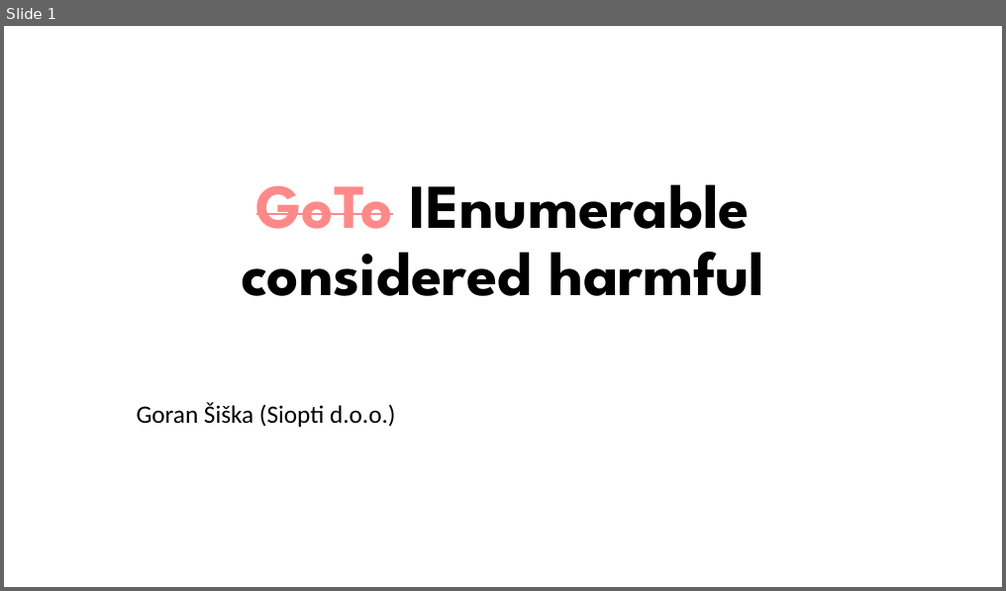
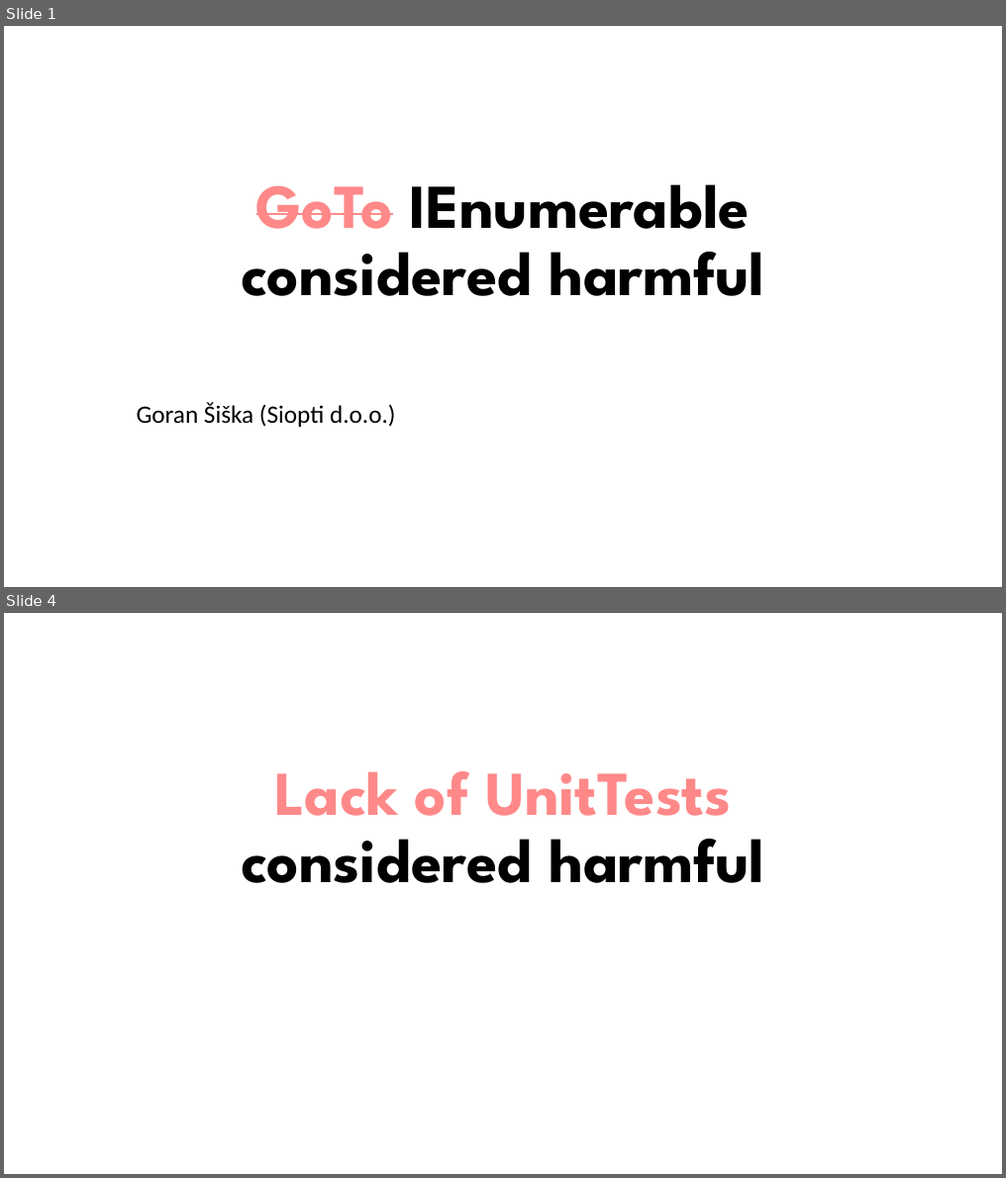
Before and after one commit to GoranSiska/IEnumerableConsideredHarmful, a slide deck: IEnumerable considered harmful.pptx. Shown one above the other, each under a label of ours: slide 1 before the commit, slides 1 and 4 after it; the slides between them are not shown. The pictures are 1006x591 and 1006x1178 pixels, drawn with LibreOffice and Linux fonts; fonts in the diff are those of the drawing; background and template pictures are left out. Boxes give left, top, right and bottom in pixels: in the first picture for what was removed or moved away, otherwise in the second. Text is boxed around its words. In the diff, an @@ line names an element or a change of style, - is before the commit and + after.

```diff
--- a/IEnumerable considered harmful.pptx
+++ b/IEnumerable considered harmful.pptx
@@ slide 4 added at <box>4,613,1002,1174</box>, background #FFFFFF @@
@@ title added at <box>241,771,764,883</box>, 60 pt, text #000000, bold @@
+Lack of UnitTests considered harmful
```
Also in this commit, not shown: 2 other slides added, 1 slide removed, 12 other files.
